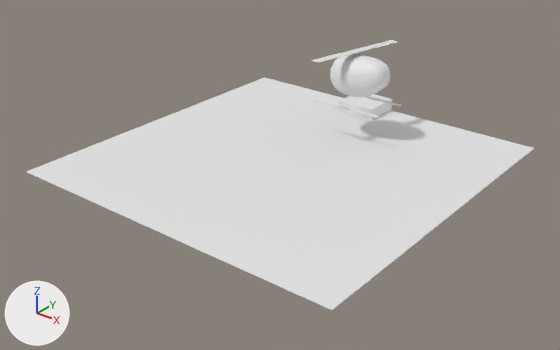
Two versions of the Blender file main.blend, one commit apart.
Before and after are seen from a 50 mm lens placed at (19.7, -25.2, 14.7), pointed at (0.2, -0.9, -0.4). The axes (+X, +Y, +Z) are drawn at lower left. The lights are the same throughout.
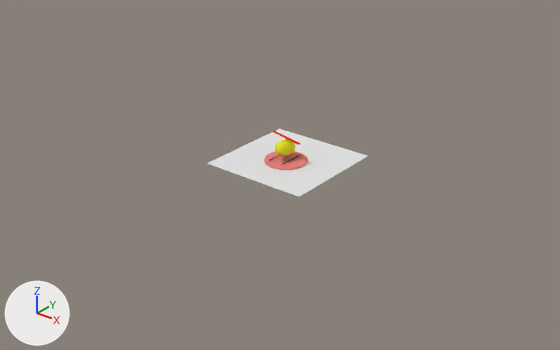
The change, as JSON lines over the scene's bpy script:
```json
{"op": "add", "block": "mat_material_006", "code": ["mat_material_006 = diffuse_material('Material.006')", "mat_material_006.base_color = (0.00808, 0.00808, 0.00808)  # black #161616"]}
{"op": "add", "block": "mat_material_007", "code": ["mat_material_007 = diffuse_material('Material.007')", "mat_material_007.base_color = (0.8, 0.0198, 0.00737)  # red #e72615"]}
{"op": "add", "block": "mat_material_005", "code": ["mat_material_005 = diffuse_material('Material.005')", "mat_material_005.base_color = (0.8, 0.758, 0.0317)  # yellow #e7e232"]}
{"op": "add", "block": "mat_material_008", "code": ["mat_material_008 = diffuse_material('Material.008')", "mat_material_008.base_color = (0.8, 0.23, 0.198)  # pink #e7847b"]}
{"block": "me_sphere", "where": "me_sphere.from_pydata(...)  # 482 vertices, 512 faces; spans x -1.31..1.69, y -1.0..1.0, z -1.03..0.97"}
{"op": "add", "block": "me_sphere", "code": "me_sphere.materials.append(mat_material_005)  # yellow #e7e232"}
{"block": "me_cylinder_002", "where": "me_cylinder_002.from_pydata(...)  # 128 vertices, 98 faces; spans x -2.7..1.0, y -1.0..1.0, z -39.6..38.9"}
{"op": "add", "block": "me_cylinder_002", "code": "me_cylinder_002.materials.append(mat_material_006)  # black #161616"}
{"block": "me_cube", "where": "me_cube.from_pydata(...)  # 8 vertices, 6 faces; spans x -1.5..1.5, y -0.2..0.2, z -0.05..-0.02"}
{"op": "add", "block": "me_cube", "code": "me_cube.materials.append(mat_material_007)  # red #e72615"}
{"op": "add", "block": "me_cylinder_009", "code": ["me_cylinder_009 = bpy.data.meshes.new('Cylinder.009')", "me_cylinder_009.from_pydata(...)  # a 32-sided cylinder along z spanning x -1.0..1.0, y -1.0..1.0, z -0.03..0.03", "me_cylinder_009.materials.append(mat_material_008)  # pink #e7847b"]}
{"op": "remove", "block": "ob_cube_002", "code": ["ob_cube_002 = bpy.data.objects.new('Cube.002', me_cube_001)", "ob_cube_002.location = (-0.63, 7.31, -0.4)"]}
{"op": "set", "path": "ob_helicopter.location", "old": "(0.75, 4.22, 3.05)", "new": "(-0.06, -0.12, 0.63)"}
{"op": "set", "path": "ob_helicopter.rotation_euler", "old": "(0.0, 0.0, 0.0)", "new": "(0.0, 0.0, -1.588)", "note": "degrees (0, 0, 0) -> degrees (0, 0, -91)"}
{"op": "set", "path": "ob_helicopter.scale", "old": "(1.0, 1.0, 1.0)", "new": "(0.363, 0.363, 0.363)"}
{"op": "set", "path": "ob_airscrew.location", "old": "(0.663, 4.205, 4.235)", "new": "(0.66, 4.203, 4.36)"}
{"op": "set", "path": "ob_plane.location", "old": "(0.02, -0.03, 0.02)", "new": "(0.0, 0.0, 0.0)"}
{"op": "set", "path": "ob_plane.scale", "old": "(8.17, 8.17, 8.17)", "new": "(2.6, 2.6, 2.6)"}
{"op": "add", "block": "ob_startplane_001", "code": ["ob_startplane_001 = bpy.data.objects.new('StartPlane.001', me_cylinder_009)", "ob_startplane_001.location = (0.0, -0.17, 0.04)", "ob_startplane_001.rotation_euler = (0.0026, 0.0, 0.0)  # degrees (0.1, 0, 0)", "ob_startplane_001.scale = (0.984, 0.984, 0.984)"]}
```

Location of each change, (x1, y1, x2, y2) in pixels of the pictures (560 x 350 px):
```json
{"object": "Plane", "change": "moved, rescaled", "before": [26, 77, 534, 310], "after": [207, 129, 367, 197], "on screen": "68% narrower, 71% shorter"}
{"object": "Helicopter", "change": "recoloured, moved, turned, rescaled", "before": [330, 54, 390, 97], "after": [275, 139, 295, 156]}
{"object": "Cube.002", "change": "deleted", "before": [339, 94, 392, 120]}
{"object": "StartPlane.001", "change": "added", "after": [264, 151, 308, 170], "on screen": "pink"}
{"object": "airscrew", "change": "recoloured, moved, turned, rescaled", "before": [311, 40, 398, 63], "after": [272, 131, 301, 145]}
{"object": "Cylinder.001", "change": "recoloured, moved, turned, rescaled", "before": [313, 98, 380, 118], "on screen": "not visible afterwards"}
{"object": "Cylinder", "change": "moved, turned, rescaled", "before": [364, 96, 402, 106], "after": [283, 154, 301, 164]}
```
